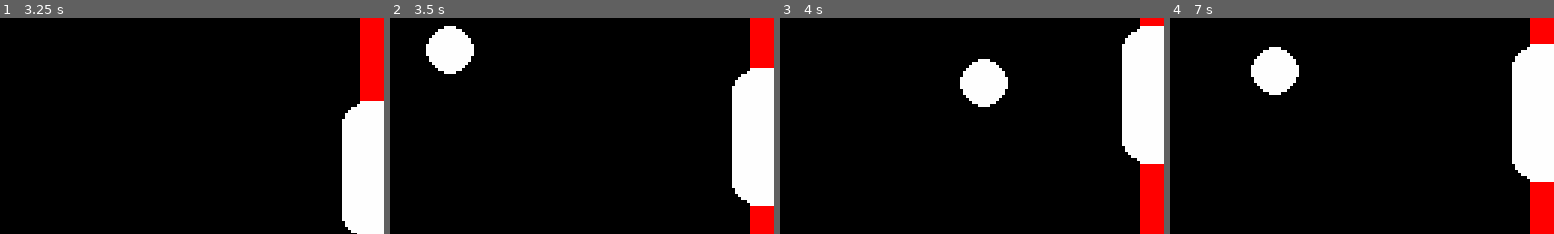
Above: before the commit, frames 1-4 (left to right).
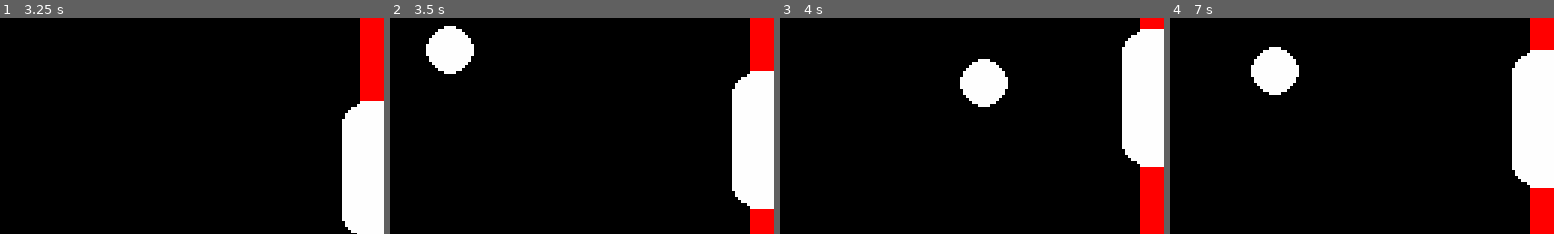
Above: after the commit, the same moments.

Repository: Excalian/Pong
Game: Godot game, scene res://scenes/game.tscn
The game is run twice, just before and just after one commit, with the same random seed, the same clock (stepped at 60 frames per second) and the same inputs.
Inputs:
- Up to frame 1 (3.25 s): tap Enter at 0.5 s; hold Right 0.53-1.28 s; tap Alt at 0.6, 2.1 s; hold Down 1.28-2.03 s; tap Shift at 1.35, 2.85 s; hold Right 2.03-2.78 s; hold Up from 2.78 s (still down)
- Up to frame 2 (3.5 s): keep holding Up
- Up to frame 3 (4 s): release Up at 3.53 s; hold Left from 3.53 s (still down); tap Alt at 3.6 s
- Up to frame 4 (7 s): tap Shift at 4.35, 5.85 s; release Left at 5.03 s; hold Down 5.03-5.78 s; tap Alt at 5.1, 6.6 s; hold Right 5.78-6.53 s; hold Up from 6.53 s (still down)
The pictures show only the part of the screen within x 50-100%, y 45-95%; the shares and areas given below are measured in that part.

Frame 1 is identical in both runs. In frame 2, 0.3% of the frame differs, in the area x 89-100%, y 23-89%; in frame 3, 0.3%; in frame 4, 0.6%, in the area x 89-100%, y 12-79%.

Commit message:
Tried some UI stuff, still gotta fix it, just wanted to save my progress kinda

Diff:
--- a/project.godot
+++ b/project.godot
@@ -13,6 +13,9 @@
 config/name="Pong"
 run/main_scene="uid://djwewioeynbpj"
 config/features=PackedStringArray("4.6", "GL Compatibility")
+boot_splash/bg_color=Color(0, 0, 0, 1)
+boot_splash/show_image=false
+boot_splash/stretch_mode=0
 config/icon="res://icon.svg"
 
 [debug]
@@ -24,12 +27,14 @@
 
 window/size/viewport_width=256
 window/size/viewport_height=144
-window/size/minimize_disabled=true
+window/size/mode=4
+window/size/resizable=false
 window/size/maximize_disabled=true
 window/size/window_width_override=1920
 window/size/window_height_override=1080
 window/stretch/mode="viewport"
 window/stretch/scale_mode="integer"
+window/vsync/vsync_mode=0
 
 [editor_plugins]
 
--- a/scenes/game.tscn
+++ b/scenes/game.tscn
@@ -89,6 +89,7 @@
 ball_system = NodePath("../BallSystem")
 goal_system = NodePath("../GoalSystem")
 paddle_binding = SubResource("Resource_gee14")
+speed = 60.0
 
 [node name="Sprite2D" type="Sprite2D" parent="PlayerOne" unique_id=1600273530]
 material = SubResource("ShaderMaterial_vtaks")
@@ -104,7 +105,7 @@
 ball_system = NodePath("../BallSystem")
 goal_system = NodePath("../GoalSystem")
 paddle_binding = SubResource("Resource_u5sy4")
-speed = 70.0
+speed = 65.0
 
 [node name="Sprite2D" type="Sprite2D" parent="PlayerTwo" unique_id=996318637]
 texture = ExtResource("6_gee14")
--- /dev/null
+++ b/scenes/main.tscn
@@ -0,0 +1,13 @@
+[gd_scene format=3 uid="uid://ceu771rqxpk0b"]
+
+[ext_resource type="PackedScene" uid="uid://djwewioeynbpj" path="res://scenes/game.tscn" id="1_sugp2"]
+[ext_resource type="PackedScene" uid="uid://ber4eocaqate1" path="res://ui/ui_sub_viewport_container.tscn" id="2_sugp2"]
+[ext_resource type="PackedScene" uid="uid://6bjhn21uumj5" path="res://ui/pause_menu.tscn" id="3_jyhfs"]
+
+[node name="Main" type="Node2D" unique_id=1646064731]
+
+[node name="Game" parent="." unique_id=1730705536 instance=ExtResource("1_sugp2")]
+
+[node name="UISubViewportContainer" parent="." unique_id=1333244190 instance=ExtResource("2_sugp2")]
+
+[node name="PauseMenu" parent="UISubViewportContainer" unique_id=316338034 instance=ExtResource("3_jyhfs")]
--- /dev/null
+++ b/scripts/pause_menu.gd
@@ -0,0 +1,16 @@
+extends CanvasLayer
+class_name PauseMenu
+
+
+signal opened()
+signal closed()
+
+
+# Called when the node enters the scene tree for the first time.
+func _ready() -> void:
+	pass # Replace with function body.
+
+
+# Called every frame. 'delta' is the elapsed time since the previous frame.
+func _process(delta: float) -> void:
+	pass
--- /dev/null
+++ b/scripts/score_display.gd
@@ -0,0 +1,20 @@
+extends Label
+class_name ScoreDisplay
+
+
+@export var player: PlayerData
+
+
+func _ready() -> void:
+	text = str(player.score)
+	resized.connect(_on_resized)
+	_on_resized()
+
+
+func _on_pause_menu_opened() -> void:
+	text = str(player.score)
+
+
+func _on_resized() -> void:
+	var new_size: float = size.y * 0.6
+	add_theme_font_size_override("font_size", int(new_size))
--- /dev/null
+++ b/shaders/inverse.gdshader
@@ -0,0 +1,11 @@
+shader_type canvas_item;
+
+uniform sampler2D screen_tex : hint_screen_texture;
+
+void fragment() {
+	vec4 screen_color = texture(screen_tex, SCREEN_UV);
+	vec3 inverted = vec3(1.0) - screen_color.rgb;
+	float alpha = texture(TEXTURE, UV).a;
+
+	COLOR = vec4(inverted, alpha);
+}
--- /dev/null
+++ b/ui/pause_menu.tscn
@@ -0,0 +1,64 @@
+[gd_scene format=3 uid="uid://6bjhn21uumj5"]
+
+[ext_resource type="Script" uid="uid://b5fl5bciprgfj" path="res://scripts/pause_menu.gd" id="1_avurv"]
+[ext_resource type="PackedScene" uid="uid://bhu8f2ynasb3i" path="res://ui/score_display.tscn" id="2_npydk"]
+[ext_resource type="Resource" uid="uid://qnupjfllbujj" path="res://player/player_one.tres" id="3_6ap7o"]
+[ext_resource type="Resource" uid="uid://c84qjgtw3pg2l" path="res://player/player_two.tres" id="4_j3kxr"]
+
+[sub_resource type="StyleBoxFlat" id="StyleBoxFlat_tbgi4"]
+bg_color = Color(1, 1, 1, 1)
+border_blend = true
+corner_detail = 1
+shadow_color = Color(0, 0, 0, 0)
+
+[sub_resource type="LabelSettings" id="LabelSettings_o6xl0"]
+font_color = Color(0, 0, 0, 1)
+shadow_size = 0
+
+[node name="PauseMenu" type="CanvasLayer" unique_id=316338034]
+script = ExtResource("1_avurv")
+
+[node name="Control" type="Control" parent="." unique_id=1338079556]
+layout_mode = 3
+anchors_preset = 15
+anchor_right = 1.0
+anchor_bottom = 1.0
+offset_right = -256.0
+offset_bottom = -144.0
+grow_horizontal = 2
+grow_vertical = 2
+size_flags_horizontal = 3
+size_flags_vertical = 3
+
+[node name="HBoxContainer" type="HBoxContainer" parent="Control" unique_id=55546483]
+layout_mode = 1
+offset_right = 90.0
+offset_bottom = 23.0
+
+[node name="LeftDisplay" parent="Control/HBoxContainer" unique_id=988543723 instance=ExtResource("2_npydk")]
+layout_mode = 2
+horizontal_alignment = 0
+player = ExtResource("3_6ap7o")
+
+[node name="PanelContainer" type="PanelContainer" parent="Control/HBoxContainer" unique_id=551493781]
+layout_mode = 2
+size_flags_horizontal = 3
+size_flags_stretch_ratio = 3.0
+theme_override_styles/panel = SubResource("StyleBoxFlat_tbgi4")
+
+[node name="MarginContainer" type="MarginContainer" parent="Control/HBoxContainer/PanelContainer" unique_id=722615370]
+layout_mode = 2
+
+[node name="VBoxContainer" type="VBoxContainer" parent="Control/HBoxContainer/PanelContainer/MarginContainer" unique_id=1894853666]
+layout_mode = 2
+
+[node name="Label" type="Label" parent="Control/HBoxContainer/PanelContainer/MarginContainer/VBoxContainer" unique_id=86755213]
+layout_mode = 2
+text = "Settings"
+label_settings = SubResource("LabelSettings_o6xl0")
+horizontal_alignment = 1
+
+[node name="RightDisplay" parent="Control/HBoxContainer" unique_id=1280091630 instance=ExtResource("2_npydk")]
+layout_mode = 2
+horizontal_alignment = 2
+player = ExtResource("4_j3kxr")
--- /dev/null
+++ b/ui/score_display.tscn
@@ -0,0 +1,20 @@
+[gd_scene format=3 uid="uid://bhu8f2ynasb3i"]
+
+[ext_resource type="Script" uid="uid://dcboasdk7x3v8" path="res://scripts/score_display.gd" id="1_6a1lc"]
+[ext_resource type="Shader" uid="uid://cqude7bpmu2d1" path="res://shaders/inverse.gdshader" id="1_6km3m"]
+
+[sub_resource type="ShaderMaterial" id="ShaderMaterial_7363x"]
+shader = ExtResource("1_6km3m")
+
+[node name="LeftDisplay" type="Label" unique_id=988543723]
+z_index = 100
+material = SubResource("ShaderMaterial_7363x")
+offset_right = 10.0
+offset_bottom = 23.0
+size_flags_horizontal = 3
+size_flags_vertical = 3
+text = "1"
+horizontal_alignment = 1
+vertical_alignment = 1
+language = "en_US"
+script = ExtResource("1_6a1lc")
--- /dev/null
+++ b/ui/ui_sub_viewport_container.tscn
@@ -0,0 +1,22 @@
+[gd_scene format=3 uid="uid://ber4eocaqate1"]
+
+[ext_resource type="Script" uid="uid://bk2axgvby4p7x" path="res://ui/ui_viewport.gd" id="1_c7tsi"]
+
+[node name="UISubViewportContainer" type="SubViewportContainer" unique_id=1333244190]
+show_behind_parent = true
+anchors_preset = 15
+anchor_right = 1.0
+anchor_bottom = 1.0
+offset_right = 1920.0
+offset_bottom = 1080.0
+grow_horizontal = 2
+grow_vertical = 2
+size_flags_horizontal = 3
+size_flags_vertical = 3
+stretch = true
+script = ExtResource("1_c7tsi")
+
+[node name="SubViewport" type="SubViewport" parent="." unique_id=186658081]
+handle_input_locally = false
+size = Vector2i(2176, 1224)
+render_target_update_mode = 4
--- /dev/null
+++ b/ui/ui_viewport.gd
@@ -0,0 +1,11 @@
+extends SubViewportContainer
+class_name UISubViewportContainer
+
+@onready var sub_viewport: SubViewport = $SubViewport
+
+func _ready() -> void:
+	_resize_ui_viewport_container()
+	sub_viewport.size_changed.connect(_resize_ui_viewport_container)
+
+func _resize_ui_viewport_container() -> void:
+	size = get_viewport().get_visible_rect().size
Not shown, added: scripts/pause_menu.gd.uid
Not shown, added: scripts/score_display.gd.uid
Not shown, added: shaders/inverse.gdshader.uid
Not shown, added: ui/ui_viewport.gd.uid
